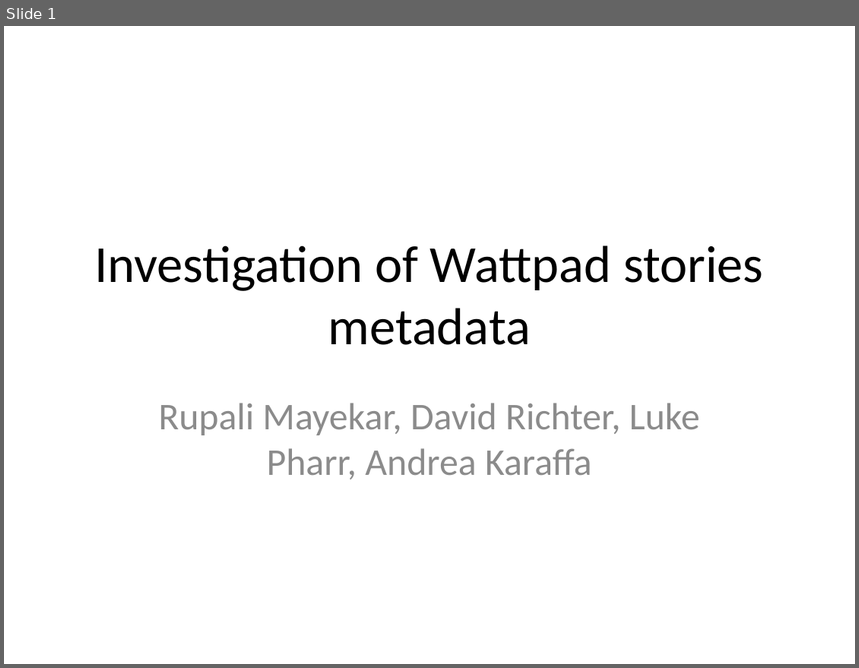
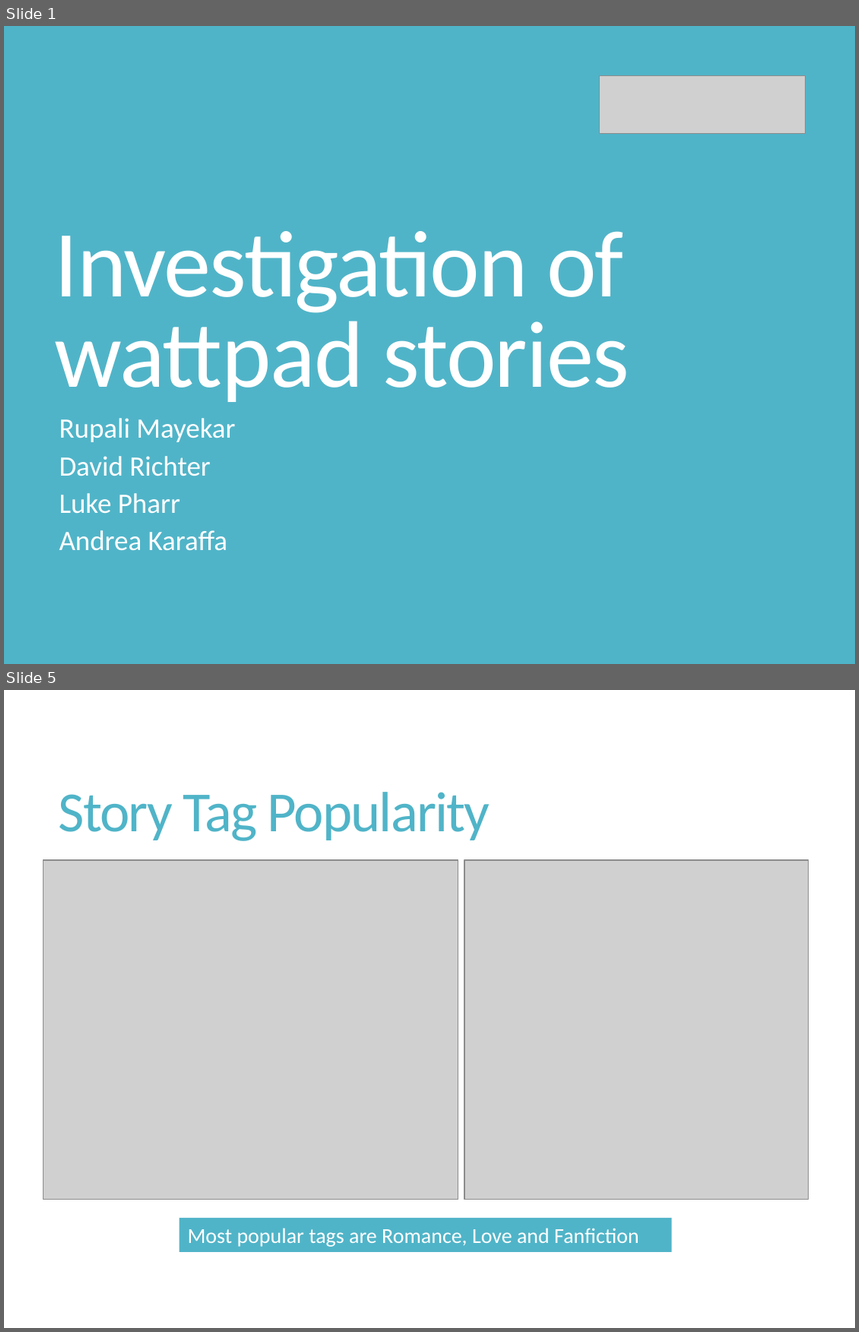
Before and after one commit to rupalimayekar/ProjectWattpad, a slide deck: WattpadPrez.pptx. Shown one above the other, each under a label of ours: slide 1 before the commit, slides 1 and 5 after it; the slides between them are not shown. The pictures are 859x668 and 859x1332 pixels, drawn with LibreOffice and Linux fonts; fonts in the diff are those of the drawing; grey boxes stand for pictures. Boxes give left, top, right and bottom in pixels: in the first picture for what was removed or moved away, otherwise in the second. Text is boxed around its words. In the diff, an @@ line names an element or a change of style, - is before the commit and + after.

```diff
--- a/WattpadPrez.pptx
+++ b/WattpadPrez.pptx
@@ slide 5 added at [4,690,855,1328], background #FFFFFF @@
@@ title added at [59,792,490,841], 48 pt, text #50B4C8 @@
+Story Tag Popularity
@@ picture added at [44,860,458,1199] @@
@@ picture added at [465,860,808,1199] @@
@@ rectangle added at [180,1217,672,1252], fill #50B4C8, 18 pt, text #FFFFFF @@
+Most popular tags are Romance, Love and Fanfiction
@@ slide 1 changed as well @@
@@ background #FFFFFF to #50B4C8 @@
@@ picture added at [600,76,806,134] @@
@@ title "Investigation of wattpad stories" at [55,231,629,402]: vertical alignment middle to bottom @@
@@ title at [55,231,629,402]: text changed; size 44 to 80 pt; text colour #000000 to #FFFFFF @@
-Investigation of Wattpad stories metadata
+Investigation of wattpad stories
@@ subtitle at [59,418,235,551]: text changed; size 32 to 23.8 pt; text colour #8C8C8C to #FFFFFF @@
-Rupali Mayekar, David Richter, Luke Pharr, Andrea Karaffa
+Rupali Mayekar
+David Richter
+Luke Pharr
+Andrea Karaffa
```
Also in this commit, not shown: 10 other slides added, 9 other files.
